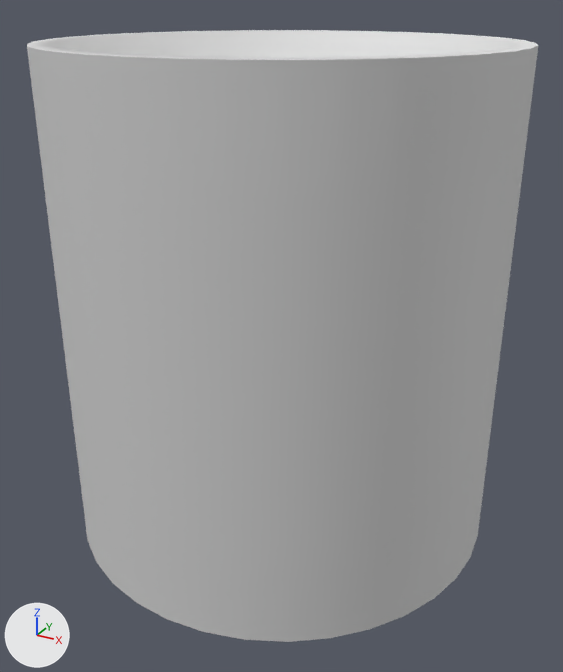
Renders of the OBJ model data/test/room/inside_mug.obj from each side of a commit.
Before and after are seen from a 50 mm camera at (5.17, -8.89, 7.38) aimed at (-0.15, 0.79, 2.53). Every picture has the same lights, and +X, +Y and +Z are marked at lower left. Where no turn or scale is listed for an object, it has been applied to the vertices.

Objects in the first picture: 'Cup', 'Porcelin', 'Porcelin_001_Porcelin.001'.
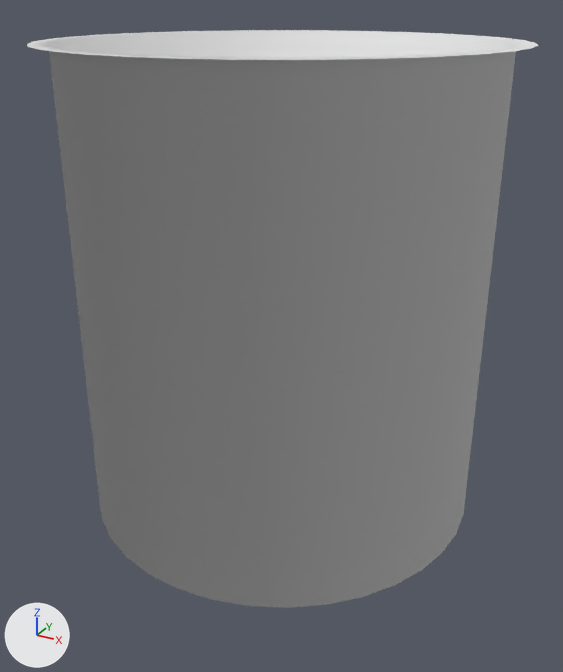
Patch to the scene script:
```diff
--- a/data/test/room/inside_mug.obj.py
+++ b/data/test/room/inside_mug.obj.py
@@ ob_cup @@
-ob_cup = bpy.data.objects.new('Cup', me_cup)
-ob_cup.location = (0.0, 0.0, 0.0)
@@ ob_porcelin @@
-ob_porcelin = bpy.data.objects.new('Porcelin', me_porcelin)
-ob_porcelin.location = (0.0, 0.0, 0.0)
```

What differs and where, as boxes [x1, y1, x2, y2] in the pictures (563 x 672 px):
'Cup', deleted
    before: [31, 74, 535, 622]
'Porcelin', deleted
    before: [27, 46, 538, 642]
'Porcelin_001_Porcelin.001', unchanged, uncovered by the edit
    before: [27, 30, 538, 60]
    after: [27, 30, 538, 608]
